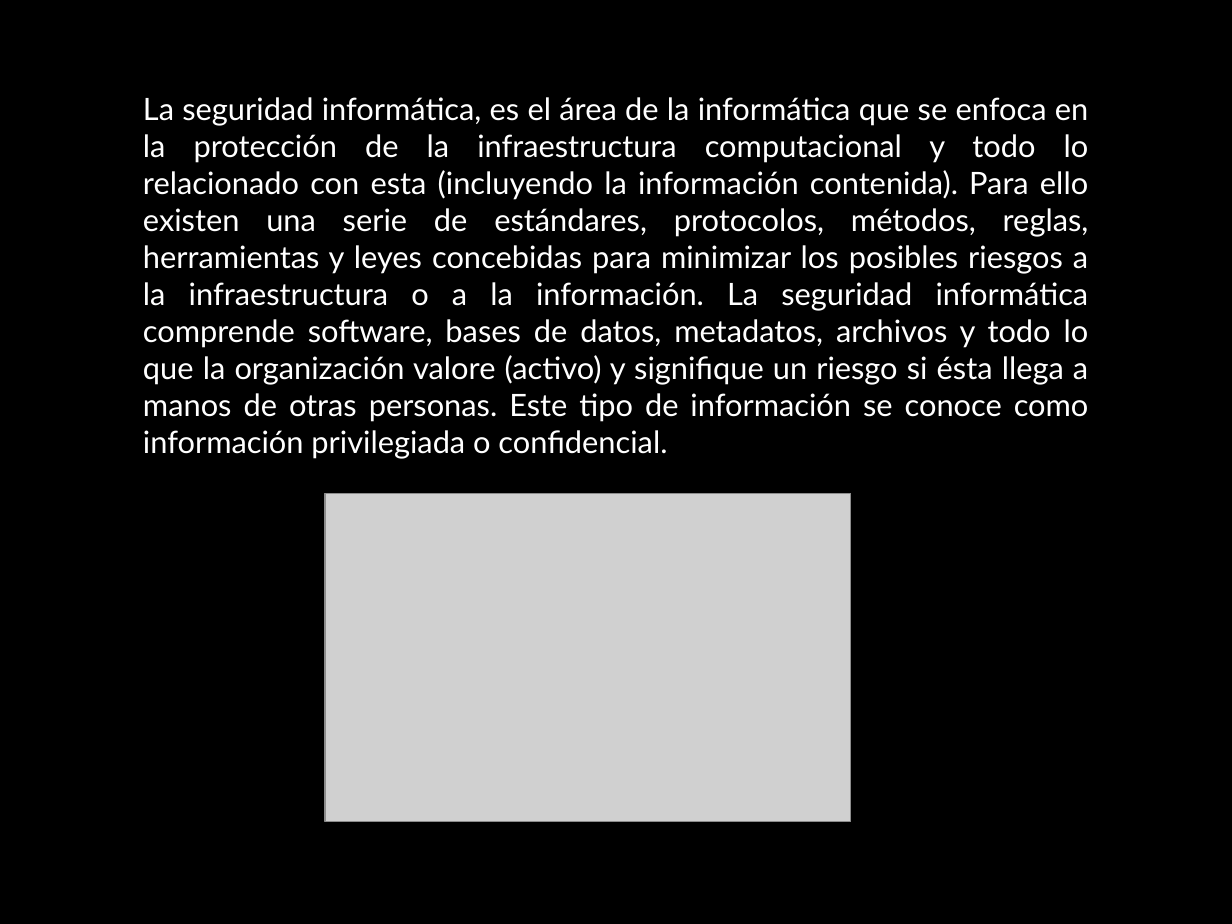
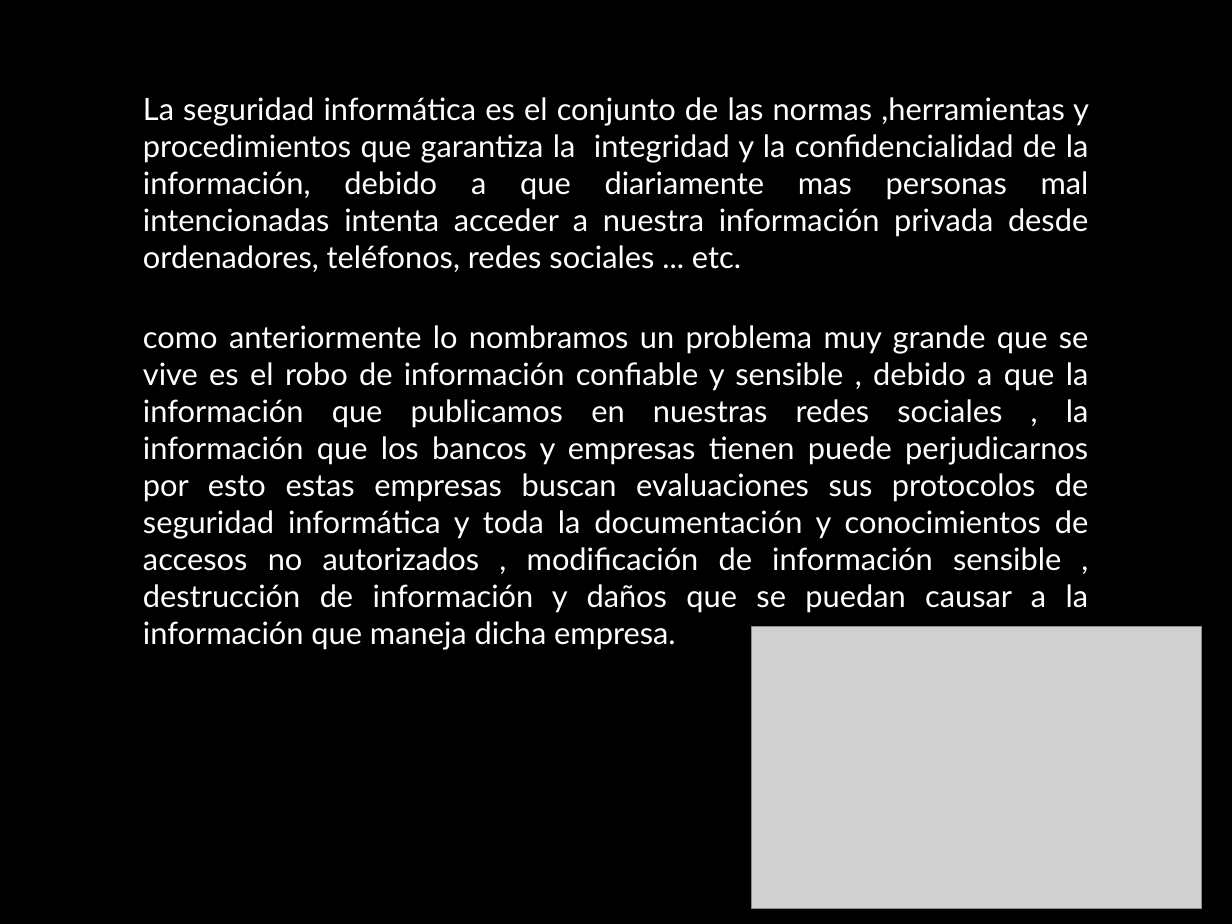
Before and after one commit to YarithzaGalindoAyala/Fase3_ConstruccionOVI, a slide deck: slide 2 of Docu/docu1.pptx. Drawn at 1232x924 pixels with LibreOffice and Linux fonts; fonts in the diff are those of the drawing; grey boxes stand for pictures; background and template pictures are left out. Boxes give left, top, right and bottom in pixels: in the first picture for what was removed or moved away, otherwise in the second. Text is boxed around its words. In the diff, an @@ line names an element or a change of style, - is before the commit and + after.

```diff
--- a/Docu/docu1.pptx
+++ b/Docu/docu1.pptx
@@ text at <box>143,97,1089,272</box>: text changed @@
-La seguridad informática, es el área de la informática que se enfoca en la protección de la infraestructura computacional y todo lo relacionado con esta (incluyendo la información contenida). Para ello existen una serie de estándares, protocolos, métodos, reglas, herramientas y leyes concebidas para minimizar los posibles riesgos a la infraestructura o a la información. La seguridad informática comprende software, bases de datos, metadatos, archivos y todo lo que la organización valore (activo) y signifique un riesgo si ésta llega a manos de otras personas. Este tipo de información se conoce como información privilegiada o confidencial.
+La seguridad informática es el conjunto de las normas ,herramientas y procedimientos que garantiza la integridad y la confidencialidad de la información, debido a que diariamente mas personas mal intencionadas intenta acceder a nuestra información privada desde ordenadores, teléfonos, redes sociales ... etc.
@@ text added at <box>143,325,1089,650</box>, 18 pt, text #FFFFFF @@
+como anteriormente lo nombramos un problema muy grande que se vive es el robo de información confiable y sensible , debido a que la información que publicamos en nuestras redes sociales , la información que los bancos y empresas tienen puede perjudicarnos por esto estas empresas buscan evaluaciones sus protocolos de seguridad informática y toda la documentación y conocimientos de accesos no autorizados , modificación de información sensible , destrucción de información y daños que se puedan causar a la información que maneja dicha empresa.
@@ picture: place and size @@
-picture at <box>325,493,851,822</box>
+picture at <box>752,627,1201,908</box>
```
Also in this commit, not shown: 1 other slide changed.
